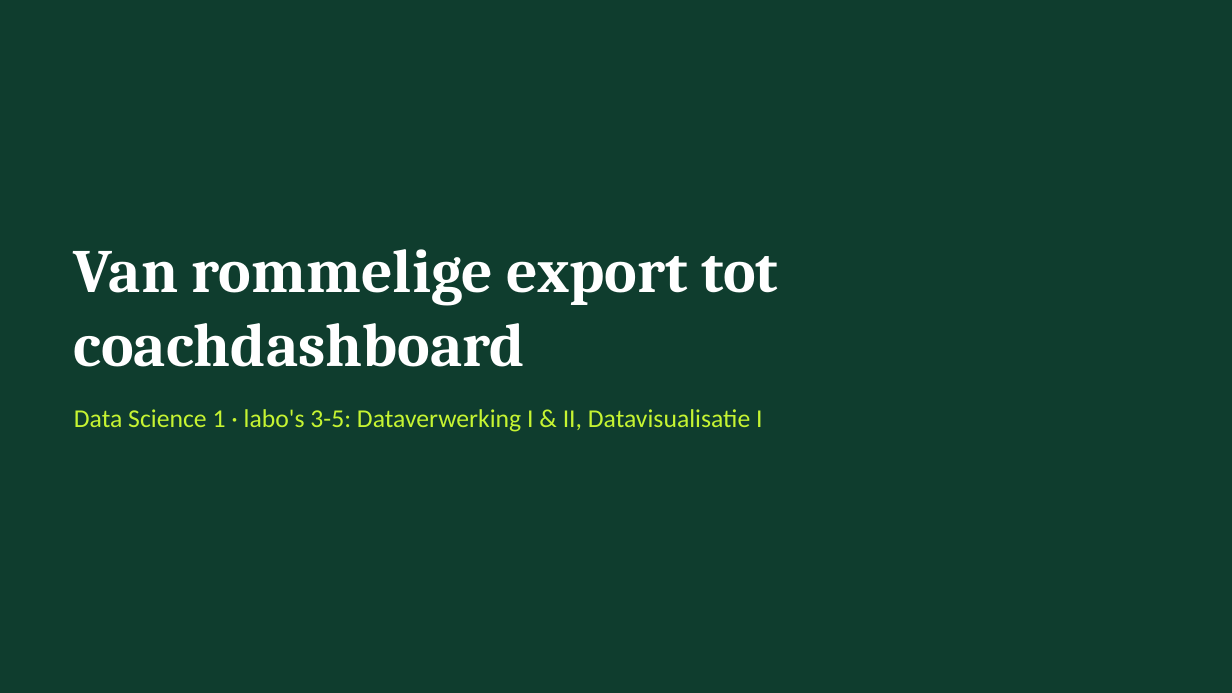
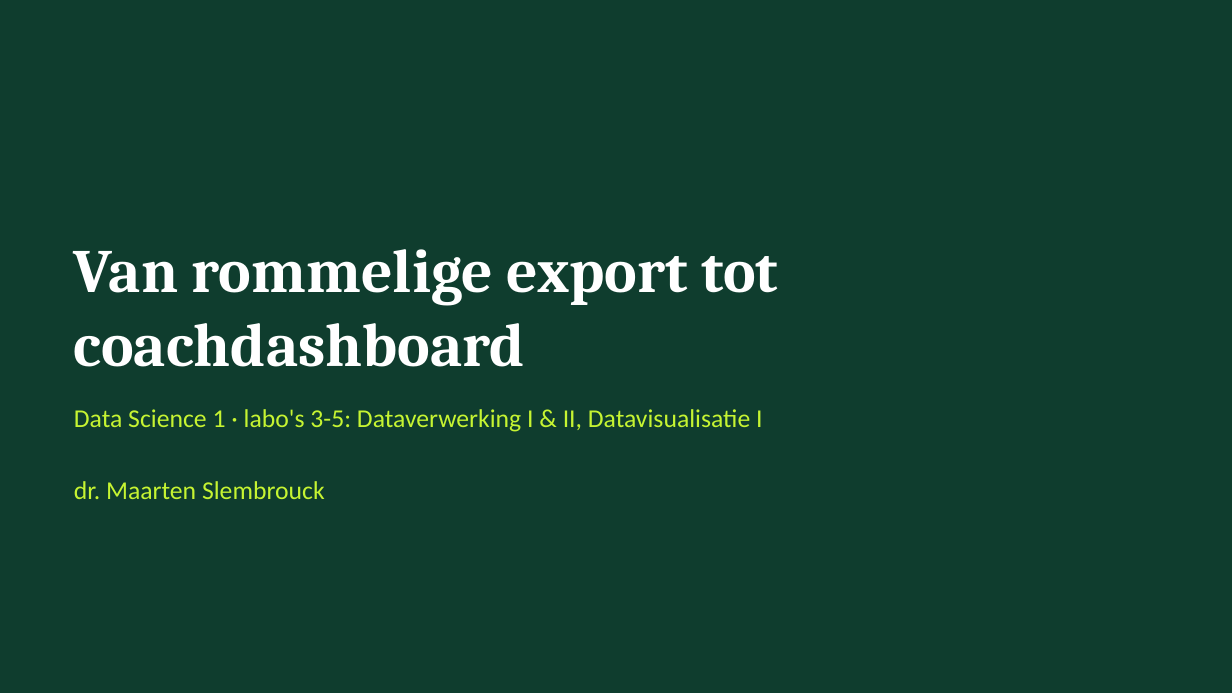
Before and after one commit to PACE-Ghent/Data-Science-1-2026, a slide deck: slide 1 of slides/labs_3-5.pptx. Drawn at 1232x693 pixels with LibreOffice and Linux fonts; fonts in the diff are those of the drawing. Boxes give left, top, right and bottom in pixels: in the first picture for what was removed or moved away, otherwise in the second. Text is boxed around its words. In the diff, an @@ line names an element or a change of style, - is before the commit and + after.

```diff
--- a/slides/labs_3-5.pptx
+++ b/slides/labs_3-5.pptx
@@ text at bbox=[74, 481, 325, 499]: paragraph added @@
+dr. Maarten Slembrouck
```
Also in this commit, not shown: 7 other slides changed.
